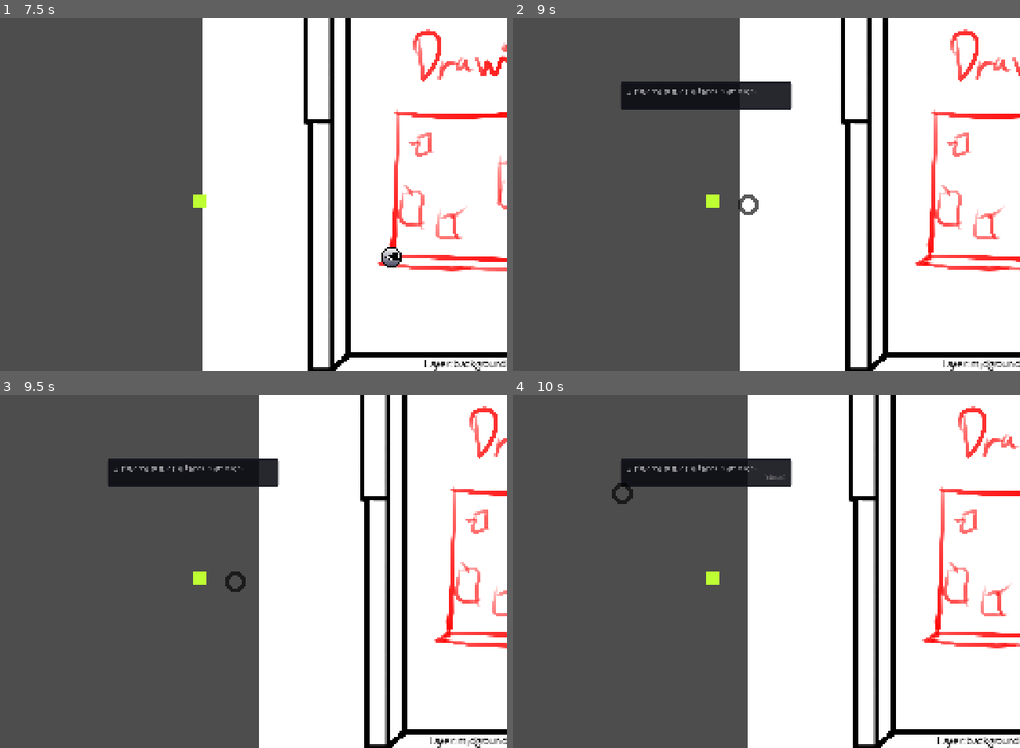
Above: before the commit, frames 1-4 (two rows, left to right).
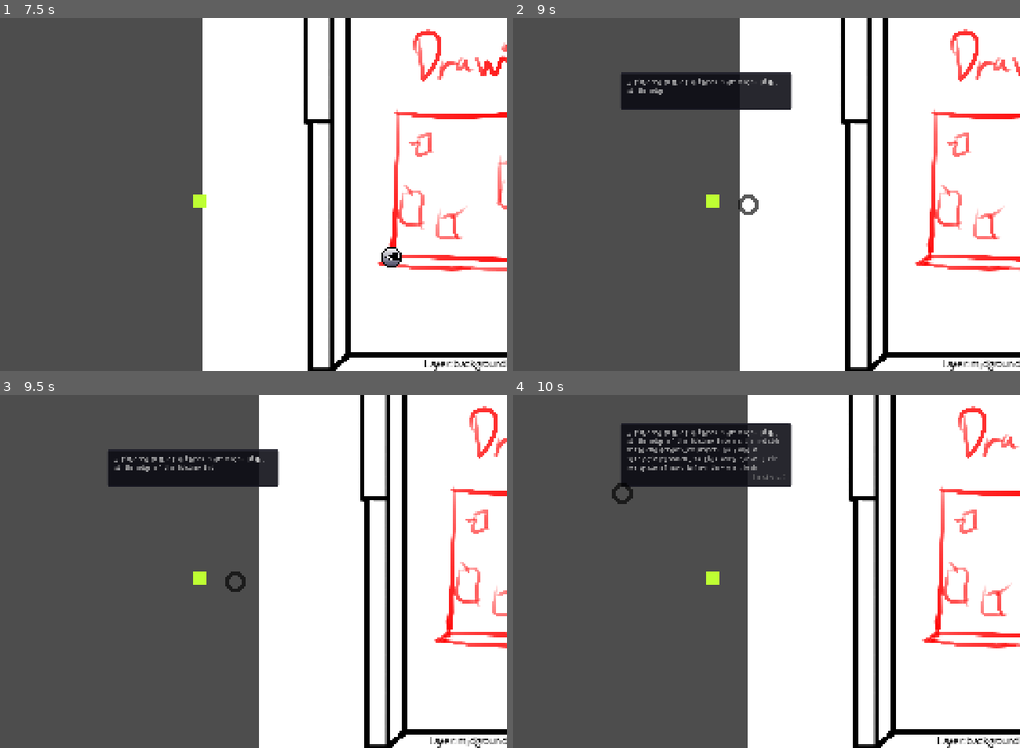
Above: after the commit, the same moments.

Repository: MortalSecond/526h-game
Game: Godot game, scene res://scenes/main.tscn
Same seed, same stepped clock (60 frames per second), same inputs: the game is played once before the commit and once after it.
Inputs (mouse positions are in pixels of both pictures, inside the frame that each line leads up to):
- Up to frame 1 (7.5 s): tap Enter at 0.5 s; move the mouse to (162, 265) at 0.52 s; hold Down (cycle_layer) 0.53-1.28 s; hold Right (ui_right) 0.53-2.03 s; click (162, 265) at 0.67 s; move the mouse to (380, 247) at 1.27 s; tap Down (cycle_layer) every 1.5 s from 1.35 to 7.35 s; move the mouse to (5, 141) at 2.02 s; hold Down (cycle_layer) 2.03-2.78 s; hold Left (ui_left) 2.03-4.28 s; move the mouse to (223, 194) at 2.77 s; click (223, 194) at 2.92 s; move the mouse to (101, 106) at 3.52 s; hold Down (cycle_layer) 3.53-4.28 s; move the mouse to (329, 176) at 4.27 s; hold Right (ui_right) from 4.28 s (still down); move the mouse to (65, 212) at 5.02 s; hold Down (cycle_layer) 5.03-5.78 s; click (65, 212) at 5.17 s; move the mouse to (253, 116) at 5.77 s; move the mouse to (162, 265) at 6.52 s; hold Down (cycle_layer) 6.53-7.28 s; move the mouse to (380, 247) at 7.27 s; click (380, 247) at 7.42 s
- Up to frame 2 (9 s): move the mouse to (518, 141) at 8.02 s; release Right (ui_right) at 8.03 s; hold Down (cycle_layer) 8.03-8.78 s; hold Left (ui_left) from 8.03 s (still down); move the mouse to (736, 194) at 8.77 s; tap Down (cycle_layer) at 8.85 s
- Up to frame 3 (9.5 s): keep holding Left (ui_left)
- Up to frame 4 (10 s): move the mouse to (614, 483) at 9.52 s; release Left (ui_left) at 9.53 s; hold Right (ui_right) from 9.53 s (still down); hold Down (cycle_layer) from 9.53 s (still down); click (614, 483) at 9.67 s

Frame 1 is identical in both runs. In frame 2, 1.2% of the frame differs, in the area x 21-56%, y 15-22%; in frame 3, 1.2%; in frame 4, 3.5%, in the area x 21-56%, y 8-24%.

Commit message:
Fix some small examine UI breakpoints.

Diff:
--- a/scenes/main.tscn
+++ b/scenes/main.tscn
@@ -40,7 +40,7 @@
 
 [node name="Pinboard" parent="Background/mid_background" unique_id=740970100 instance=ExtResource("5_a8y0u")]
 position = Vector2(-1039, -453)
-examine_text = "A pinboard full of children's drawings."
+examine_text = "A pinboard full of children's drawings. Right at the edge of the Rubicon between the outside world and Gardenview proper. No doubt a strategic placement so kids could leave their own grain of sand before they went back home."
 has_examine = true
 
 [node name="Sprite2D" parent="Background/mid_background/Pinboard" index="0" unique_id=871651461]
--- a/scripts/autoload/examine_ui.gd
+++ b/scripts/autoload/examine_ui.gd
@@ -149,8 +149,7 @@
 		_thought_label, "visible_characters",
 		page_text.length(), duration
 	).set_trans(Tween.TRANS_LINEAR)
-	var has_more: bool = index < _pages.size() - 1
-	_stream_tween.tween_callback(_on_stream_finished.bind(has_more))
+	_stream_tween.tween_callback(_on_stream_finished)
 
 # Adds the final "next..." hint at the end.
 func _on_stream_finished() -> void:
